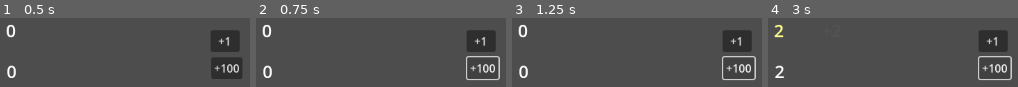
Above: before the commit, frames 1-4 (left to right).
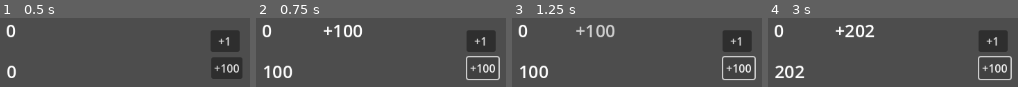
Above: after the commit, the same moments.

Repository: poga/dark-sea
Game: Godot game, scene res://scenes/components/demo.tscn
The game is run twice, just before and just after one commit, with the same random seed, the same clock (stepped at 60 frames per second) and the same inputs. The project has no main scene, so this scene is started directly.
Inputs:
- Up to frame 1 (0.5 s): no input
- Up to frame 2 (0.75 s): click "+100" at 0.5 s
- Up to frame 3 (1.25 s): no input
- Up to frame 4 (3 s): click "+1" at 1.25 s; click "+1" at 2 s; click "+100" at 2.75 s

Frame 1 is identical in both runs. In frame 2, 2.6% of the frame differs, in the area x 2-43%, y 10-87%; in frame 3, 2.6%; in frame 4, 2.8%.

Commit message:
demo scene

Diff:
--- a/scenes/components/demo.gd
+++ b/scenes/components/demo.gd
@@ -3,3 +3,8 @@
 func _on_plus_one_pressed():
 	$NumberLabel.add(1)
 	$PopNumberLabel.add(1)
+
+
+func _on_plus_hundred_pressed():
+	$NumberLabel.add(100)
+	$PopNumberLabel.add(100)
--- a/scenes/components/demo.tscn
+++ b/scenes/components/demo.tscn
@@ -28,3 +28,4 @@
 text = "+100"
 
 [connection signal="pressed" from="PlusOne" to="." method="_on_plus_one_pressed"]
+[connection signal="pressed" from="PlusHundred" to="." method="_on_plus_hundred_pressed"]
